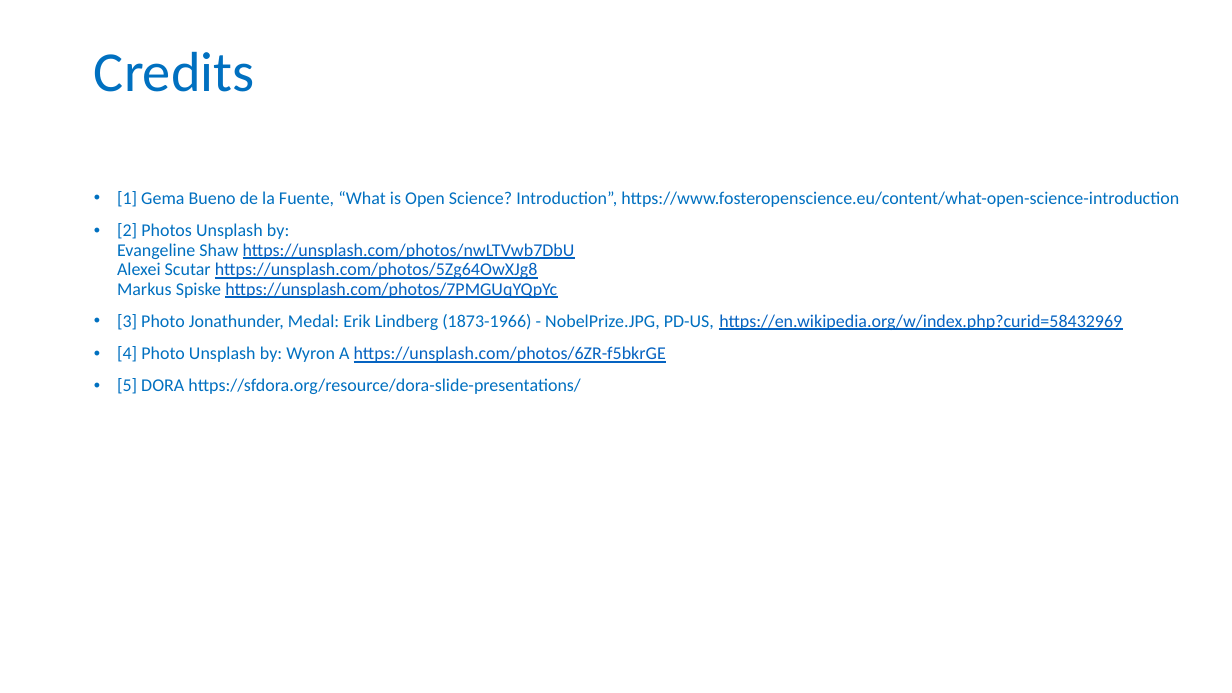
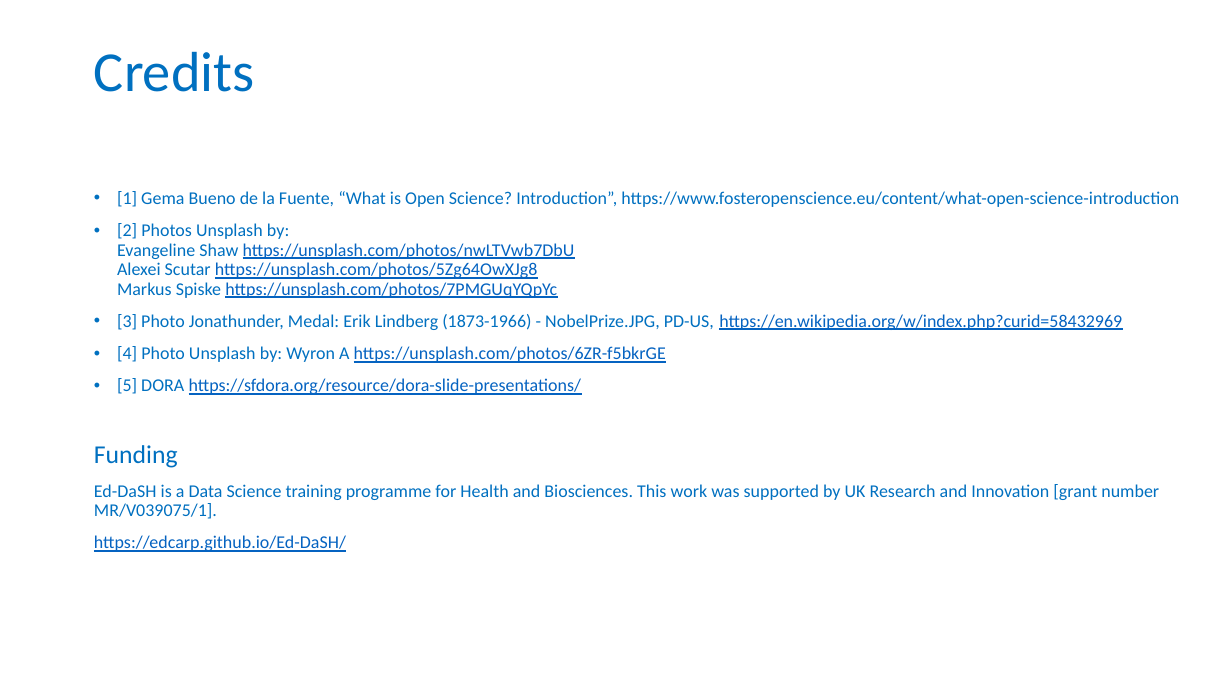
Before and after one commit to carpentries-incubator/fair-for-leaders, a slide deck: slide 23 of instructors/01_Why_are_we_here.pptx. Drawn at 1232x693 pixels with LibreOffice and Linux fonts; fonts in the diff are those of the drawing; background and template pictures are left out. Boxes give left, top, right and bottom in pixels: in the first picture for what was removed or moved away, otherwise in the second. Text is boxed around its words. In the diff, an @@ line names an element or a change of style, - is before the commit and + after.

Commit message:
added funding info about Ed-DaSH to the credits slide

```diff
--- a/instructors/01_Why_are_we_here.pptx
+++ b/instructors/01_Why_are_we_here.pptx
@@ text at [117,378,581,395]: text colour #0070C0 to #0563C1, underline on in "https://sfdora.org/resource/dora-slide-presentations/" @@
@@ text at [94,445,1159,552]: paragraphs added @@
+Funding
+Ed-DaSH is a Data Science training programme for Health and Biosciences. This work was supported by UK Research and Innovation [grant number MR/V039075/1].
+https://edcarp.github.io/Ed-DaSH/
```
